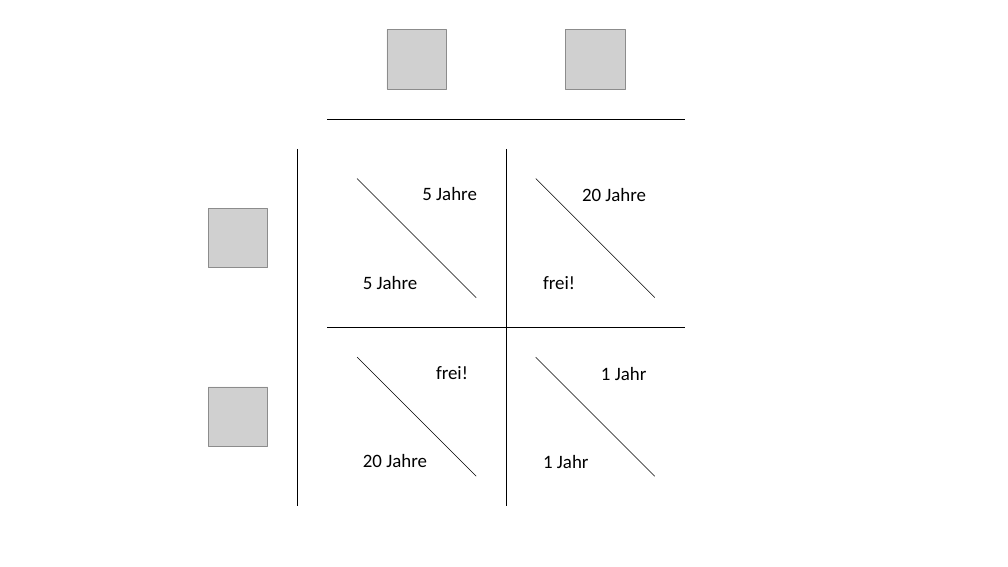
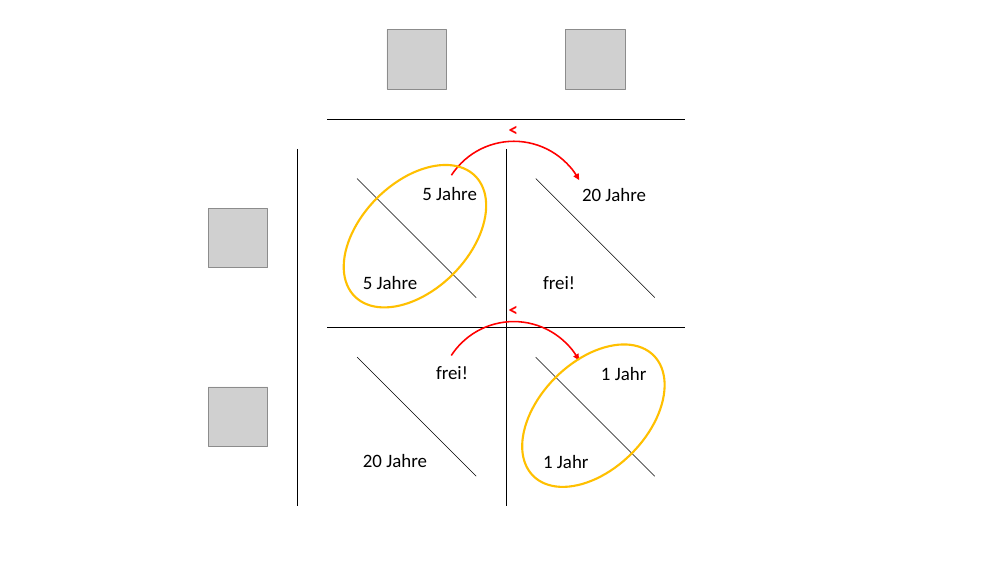
Before and after one commit to ChristianSchorr/repeated_games_pse, a slide deck: slide 3 of Dokumente/Abschluss/Präsentation.pptx. Drawn at 1008x567 pixels with LibreOffice and Linux fonts; fonts in the diff are those of the drawing; grey boxes stand for pictures. Boxes give left, top, right and bottom in pixels: in the first picture for what was removed or moved away, otherwise in the second. Text is boxed around its words. In the diff, an @@ line names an element or a change of style, - is before the commit and + after.

```diff
--- a/Dokumente/Abschluss/Präsentation.pptx
+++ b/Dokumente/Abschluss/Präsentation.pptx
@@ arc (boxed as its full ellipse) added at <box>408,111,619,321</box>, outline #FF0000 1.5 pt @@
@@ text added at <box>501,113,526,144</box>, 18 pt, text #FF0000, bold @@
+<
@@ ellipse added at <box>317,138,513,334</box>, outline #FFC000 2 pt @@
@@ arc (boxed as its full ellipse) added at <box>408,291,619,501</box>, outline #FF0000 1.5 pt @@
@@ text added at <box>501,294,526,324</box>, 18 pt, text #FF0000, bold @@
+<
@@ ellipse added at <box>495,318,691,514</box>, outline #FFC000 2 pt @@
```
Also in this commit, not shown: 1 slide added.
